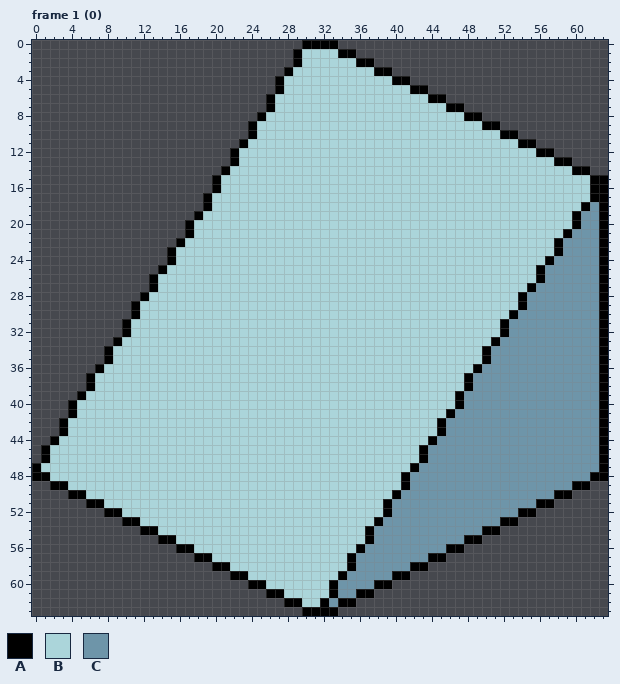
File history of a pixel-art file, libs/game-client/assets/tiles/placeholder-ground-ramp-south.aseprite. This is how it looked before the edit.
64x64 pixels, 4 frames. Shown: frame 1 (0). The commit also changed other frames, which this record leaves out.
Palette (. is transparent): A #000000  B #abd5da  C #6e95a9
And afterwards:
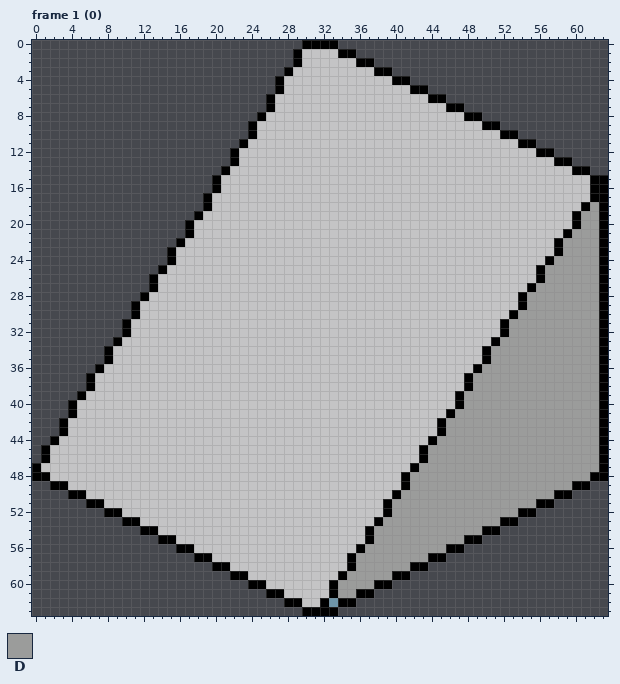
Colours new in this view: D #9b9c9b
Edits made:
@@ palette @@
-B #abd5da
+B #c4c4c5
--- frame 1 (0)
@@ x 32..63 @@
 17 BBBBBBBBBBBBBBBBBBBBBBBBBBBBBBAA
-18 BBBBBBBBBBBBBBBBBBBBBBBBBBBBBACA
-19 BBBBBBBBBBBBBBBBBBBBBBBBBBBBACCA
-20 BBBBBBBBBBBBBBBBBBBBBBBBBBBBACCA
-21 BBBBBBBBBBBBBBBBBBBBBBBBBBBACCCA
-22 BBBBBBBBBBBBBBBBBBBBBBBBBBACCCCA
-23 BBBBBBBBBBBBBBBBBBBBBBBBBBACCCCA
-24 BBBBBBBBBBBBBBBBBBBBBBBBBACCCCCA
-25 BBBBBBBBBBBBBBBBBBBBBBBBACCCCCCA
-26 BBBBBBBBBBBBBBBBBBBBBBBBACCCCCCA
-27 BBBBBBBBBBBBBBBBBBBBBBBACCCCCCCA
-28 BBBBBBBBBBBBBBBBBBBBBBACCCCCCCCA
-29 BBBBBBBBBBBBBBBBBBBBBBACCCCCCCCA
-30 BBBBBBBBBBBBBBBBBBBBBACCCCCCCCCA
-31 BBBBBBBBBBBBBBBBBBBBACCCCCCCCCCA
-32 BBBBBBBBBBBBBBBBBBBBACCCCCCCCCCA
-33 BBBBBBBBBBBBBBBBBBBACCCCCCCCCCCA
-34 BBBBBBBBBBBBBBBBBBACCCCCCCCCCCCA
-35 BBBBBBBBBBBBBBBBBBACCCCCCCCCCCCA
-36 BBBBBBBBBBBBBBBBBACCCCCCCCCCCCCA
-37 BBBBBBBBBBBBBBBBACCCCCCCCCCCCCCA
-38 BBBBBBBBBBBBBBBBACCCCCCCCCCCCCCA
-39 BBBBBBBBBBBBBBBACCCCCCCCCCCCCCCA
-40 BBBBBBBBBBBBBBBACCCCCCCCCCCCCCCA
-41 BBBBBBBBBBBBBBACCCCCCCCCCCCCCCCA
-42 BBBBBBBBBBBBBACCCCCCCCCCCCCCCCCA
-43 BBBBBBBBBBBBBACCCCCCCCCCCCCCCCCA
-44 BBBBBBBBBBBBACCCCCCCCCCCCCCCCCCA
-45 BBBBBBBBBBBACCCCCCCCCCCCCCCCCCCA
-46 BBBBBBBBBBBACCCCCCCCCCCCCCCCCCCA
-47 BBBBBBBBBBACCCCCCCCCCCCCCCCCCCCA
-48 BBBBBBBBBACCCCCCCCCCCCCCCCCCCCAA
-49 BBBBBBBBBACCCCCCCCCCCCCCCCCCAA..
-50 BBBBBBBBACCCCCCCCCCCCCCCCCAA....
-51 BBBBBBBACCCCCCCCCCCCCCCCAA......
-52 BBBBBBBACCCCCCCCCCCCCCAA........
-53 BBBBBBACCCCCCCCCCCCCAA..........
-54 BBBBBACCCCCCCCCCCCAA............
-55 BBBBBACCCCCCCCCCAA..............
-56 BBBBACCCCCCCCCAA................
-57 BBBACCCCCCCCAA..................
-58 BBBACCCCCCAA....................
-59 BBACCCCCAA......................
-60 BACCCCAA........................
-61 BACCAA..........................
+18 BBBBBBBBBBBBBBBBBBBBBBBBBBBBBADA
+19 BBBBBBBBBBBBBBBBBBBBBBBBBBBBADDA
+20 BBBBBBBBBBBBBBBBBBBBBBBBBBBBADDA
+21 BBBBBBBBBBBBBBBBBBBBBBBBBBBADDDA
+22 BBBBBBBBBBBBBBBBBBBBBBBBBBADDDDA
+23 BBBBBBBBBBBBBBBBBBBBBBBBBBADDDDA
+24 BBBBBBBBBBBBBBBBBBBBBBBBBADDDDDA
+25 BBBBBBBBBBBBBBBBBBBBBBBBADDDDDDA
+26 BBBBBBBBBBBBBBBBBBBBBBBBADDDDDDA
+27 BBBBBBBBBBBBBBBBBBBBBBBADDDDDDDA
+28 BBBBBBBBBBBBBBBBBBBBBBADDDDDDDDA
+29 BBBBBBBBBBBBBBBBBBBBBBADDDDDDDDA
+30 BBBBBBBBBBBBBBBBBBBBBADDDDDDDDDA
+31 BBBBBBBBBBBBBBBBBBBBADDDDDDDDDDA
+32 BBBBBBBBBBBBBBBBBBBBADDDDDDDDDDA
+33 BBBBBBBBBBBBBBBBBBBADDDDDDDDDDDA
+34 BBBBBBBBBBBBBBBBBBADDDDDDDDDDDDA
+35 BBBBBBBBBBBBBBBBBBADDDDDDDDDDDDA
+36 BBBBBBBBBBBBBBBBBADDDDDDDDDDDDDA
+37 BBBBBBBBBBBBBBBBADDDDDDDDDDDDDDA
+38 BBBBBBBBBBBBBBBBADDDDDDDDDDDDDDA
+39 BBBBBBBBBBBBBBBADDDDDDDDDDDDDDDA
+40 BBBBBBBBBBBBBBBADDDDDDDDDDDDDDDA
+41 BBBBBBBBBBBBBBADDDDDDDDDDDDDDDDA
+42 BBBBBBBBBBBBBADDDDDDDDDDDDDDDDDA
+43 BBBBBBBBBBBBBADDDDDDDDDDDDDDDDDA
+44 BBBBBBBBBBBBADDDDDDDDDDDDDDDDDDA
+45 BBBBBBBBBBBADDDDDDDDDDDDDDDDDDDA
+46 BBBBBBBBBBBADDDDDDDDDDDDDDDDDDDA
+47 BBBBBBBBBBADDDDDDDDDDDDDDDDDDDDA
+48 BBBBBBBBBADDDDDDDDDDDDDDDDDDDDAA
+49 BBBBBBBBBADDDDDDDDDDDDDDDDDDAA..
+50 BBBBBBBBADDDDDDDDDDDDDDDDDAA....
+51 BBBBBBBADDDDDDDDDDDDDDDDAA......
+52 BBBBBBBADDDDDDDDDDDDDDAA........
+53 BBBBBBADDDDDDDDDDDDDAA..........
+54 BBBBBADDDDDDDDDDDDAA............
+55 BBBBBADDDDDDDDDDAA..............
+56 BBBBADDDDDDDDDAA................
+57 BBBADDDDDDDDAA..................
+58 BBBADDDDDDAA....................
+59 BBADDDDDAA......................
+60 BADDDDAA........................
+61 BADDAA..........................
 62 ACAA............................
Changed places in both pictures, as pixel boxes (x1, y1, x2, y2):
changed: (41, 49, 599, 607)
